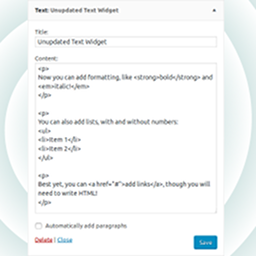
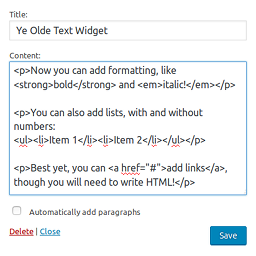
Layers edited between the first and the second 256px x 256px image:
added layer "Pasted Layer #3" above "Pasted Layer" over [0, 0, 256, 256]
hid "Pasted Layer" over [0, 0, 256, 256]
painted on "Background" over [0, 0, 256, 256]
